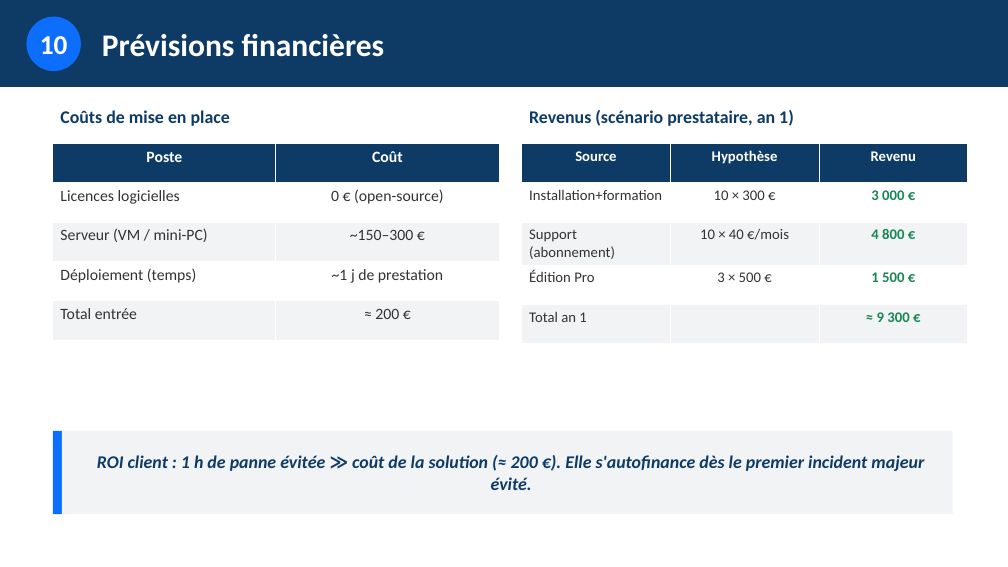
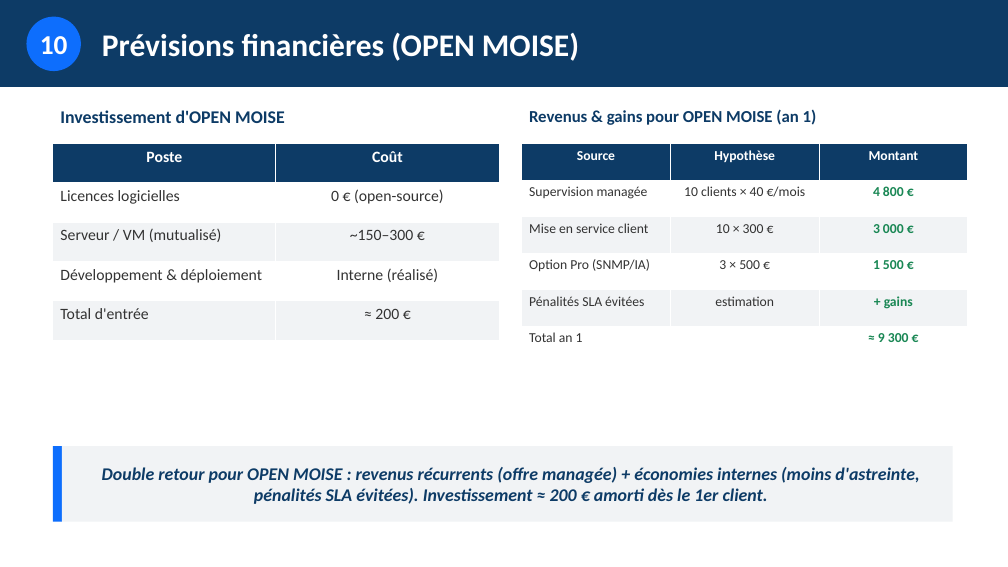
Before and after one commit to esperanceykouassi-bit/Supervision-reseau, a slide deck: slide 22 of soutenance/presentation-projet.pptx. Drawn at 1008x567 pixels with LibreOffice and Linux fonts; fonts in the diff are those of the drawing. Boxes give left, top, right and bottom in pixels: in the first picture for what was removed or moved away, otherwise in the second. Text is boxed around its words. In the diff, an @@ line names an element or a change of style, - is before the commit and + after.

```diff
--- a/soutenance/presentation-projet.pptx
+++ b/soutenance/presentation-projet.pptx
@@ text at (102,33,579,61): text changed @@
-Prévisions financières
+Prévisions financières (OPEN MOISE)
@@ text at (60,110,285,123): text changed @@
-Coûts de mise en place
+Investissement d'OPEN MOISE
@@ text at (529,109,817,125): text changed; size 17 to 16 pt @@
-Revenus (scénario prestataire, an 1)
+Revenus & gains pour OPEN MOISE (an 1)
@@ table at (53,144,499,340) @@
-row 3, column 1: Serveur (VM / mini-PC)
+row 3, column 1: Serveur / VM (mutualisé)
-row 4, column 1: Déploiement (temps)
+row 4, column 1: Développement & déploiement
-row 4, column 2: ~1 j de prestation
+row 4, column 2: Interne (réalisé)
-row 5, column 1: Total entrée
+row 5, column 1: Total d'entrée
@@ table at (522,144,969,363) @@
-row 1: Source | Hypothèse | Revenu
-row 2: Installation+formation | 10 × 300 € | 3 000 €
-row 3: Support (abonnement) | 10 × 40 €/mois | 4 800 €
-row 4: Édition Pro | 3 × 500 € | 1 500 €
+row 1: Source | Hypothèse | Montant
+row 2: Supervision managée | 10 clients × 40 €/mois | 4 800 €
+row 3: Mise en service client | 10 × 300 € | 3 000 €
+row 4: Option Pro (SNMP/IA) | 3 × 500 € | 1 500 €
+row 5: Pénalités SLA évitées | estimation | + gains
@@ rectangle: place and size @@
-rectangle at (53,431,62,514)
+rectangle at (53,446,62,522)
@@ rectangle "Double retour pour OPEN MOISE ...": place and size @@
-rectangle "Double retour pour OPEN MOISE ..." at (62,431,953,514)
+rectangle "Double retour pour OPEN MOISE ..." at (62,446,953,522)
@@ text in rectangle at (102,467,919,504): text changed @@
-ROI client : 1 h de panne évitée ≫ coût de la solution (≈ 200 €). Elle s'autofinance dès le premier incident majeur évité.
+Double retour pour OPEN MOISE : revenus récurrents (offre managée) + économies internes (moins d'astreinte, pénalités SLA évitées). Investissement ≈ 200 € amorti dès le 1er client.
```
Also in this commit, not shown: 15 other slides changed, 1 slide added, 1 slide removed, 2 other files.
